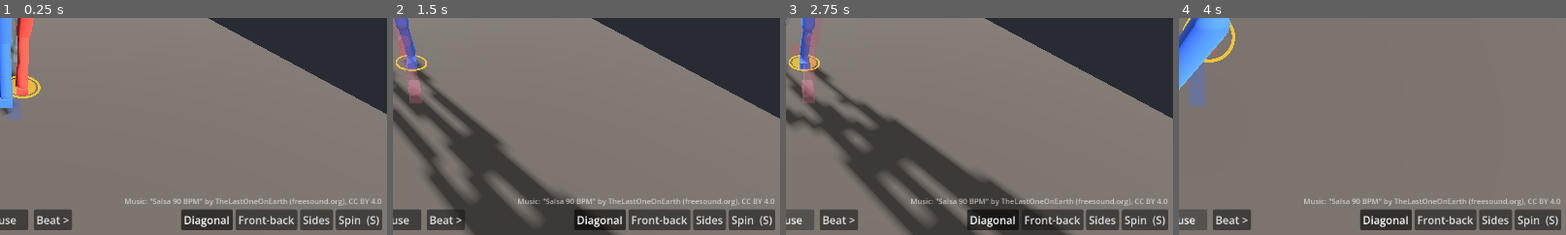
Above: before the commit, frames 1-4 (left to right).
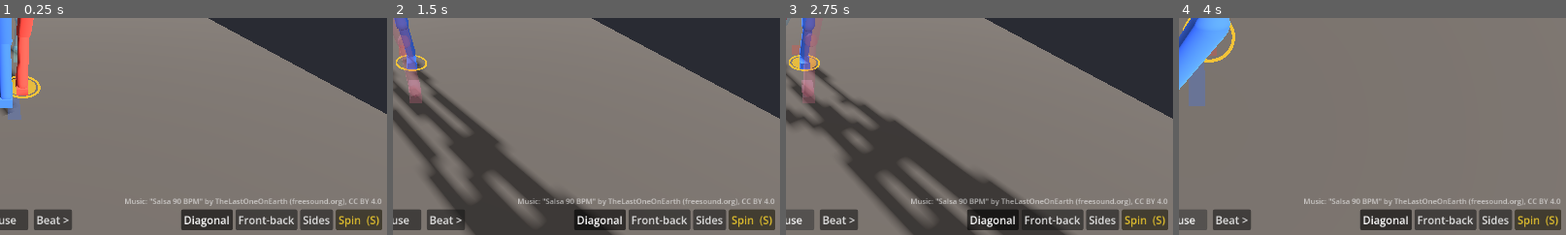
Above: after the commit, the same moments.

Repository: MarAvFe/ensenalsa
Game: Godot game, scene res://scenes/main.tscn
Same seed, same stepped clock (60 frames per second), same inputs: the game is played once before the commit and once after it.
Inputs:
- Up to frame 1 (0.25 s): no input
- Up to frame 2 (1.5 s): tap Enter at 0.5 s; hold Right 0.53-1.28 s; tap 1 at 0.6 s; tap Space at 0.77 s; hold S from 1.28 s (still down); tap 2 at 1.35 s
- Up to frame 3 (2.75 s): tap Space at 1.52 s; release S at 2 s; click "Play" at 2 s
- Up to frame 4 (4 s): hold Right 2.78-3.5 s; tap 3 at 2.85 s; click "Play" at 3.5 s
The pictures show only the part of the screen within x 50-100%, y 50-100%; the shares and areas given below are measured in that part.

The runs differ from the first frame. In frame 1, 0.2% of the frame differs, in the area x 87-98%, y 91-97%; in frame 2, 0.2%; in frame 3, 0.2%; in frame 4, 0.2%.

Commit message:
Mark Spin button yellow as experimental
Co-Authored-By: Claude Opus 5.5 <noreply@anthropic.com>

Diff:
--- a/scripts/main.gd
+++ b/scripts/main.gd
@@ -533,7 +533,9 @@
 		b.toggle_mode = true
 		b.button_group = group
 		ui.basic_buttons[name] = b
-	_button(basics_row, "Spin  (S)", queue_spin).tooltip_text = "Turn on the next count 1 or 5"
+	var spin := _button(basics_row, "Spin  (S)", queue_spin)
+	spin.tooltip_text = "Experimental: turn on the next count 1 or 5"
+	spin.modulate = Color(1.0, 0.85, 0.2) # yellow = still experimental, works but needs tweaks
 	_corner(layer, right, Control.PRESET_BOTTOM_RIGHT)
 
 
Not shown, changed: README.md
